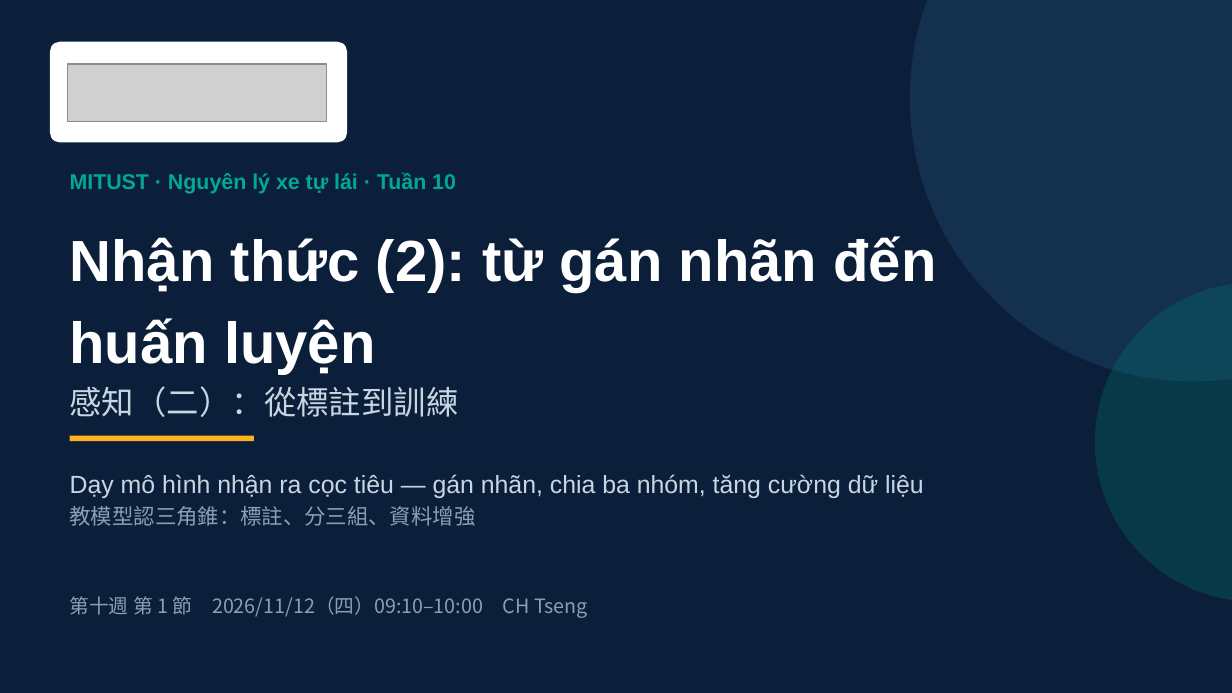
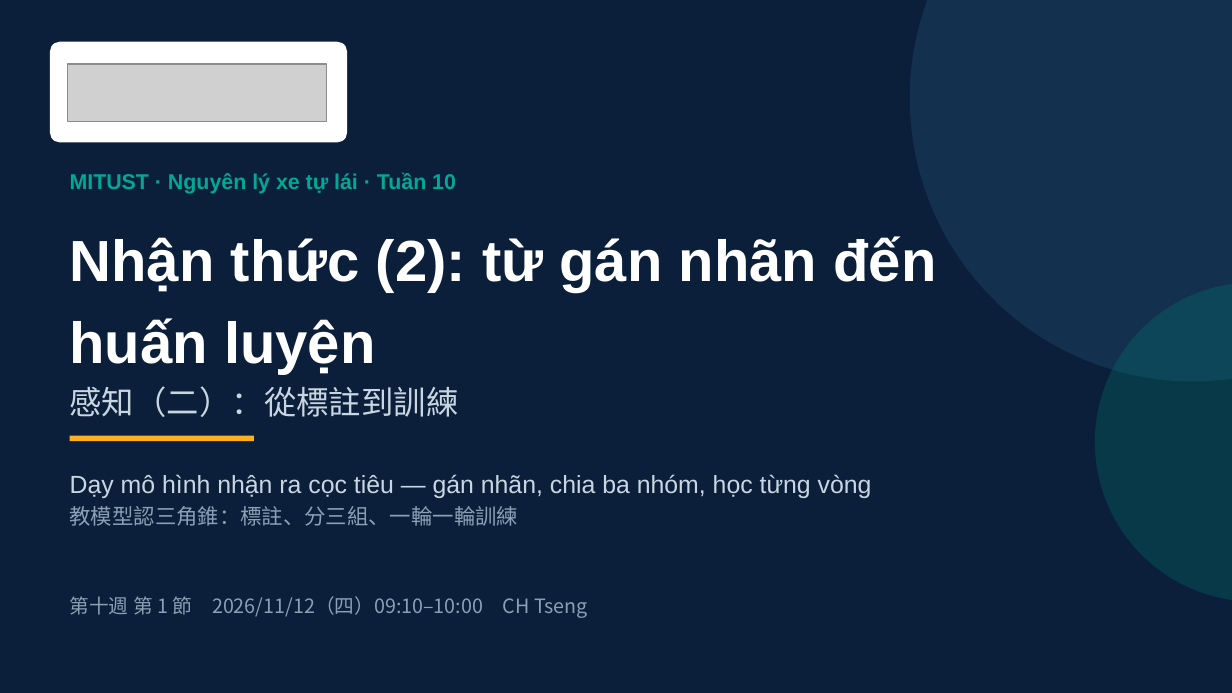
Before and after one commit to ch-neural/MITUST-Principles-of-Self-Driving-Cars, a slide deck: slide 1 of 第十週(11-12)/第十週_第1節_簡報.pptx. Drawn at 1232x693 pixels with LibreOffice and Linux fonts; fonts in the diff are those of the drawing; grey boxes stand for pictures. Boxes give left, top, right and bottom in pixels: in the first picture for what was removed or moved away, otherwise in the second. Text is boxed around its words. In the diff, an @@ line names an element or a change of style, - is before the commit and + after.

```diff
--- a/第十週(11-12)/第十週_第1節_簡報.pptx
+++ b/第十週(11-12)/第十週_第1節_簡報.pptx
@@ text at <box>70,474,872,526</box>: text changed @@
-Dạy mô hình nhận ra cọc tiêu — gán nhãn, chia ba nhóm, tăng cường dữ liệu
-教模型認三角錐：標註、分三組、資料增強
+Dạy mô hình nhận ra cọc tiêu — gán nhãn, chia ba nhóm, học từng vòng
+教模型認三角錐：標註、分三組、一輪一輪訓練
```
Also in this commit, not shown: 6 other slides changed, 3 slides added, 3 slides removed, 3 other files.
